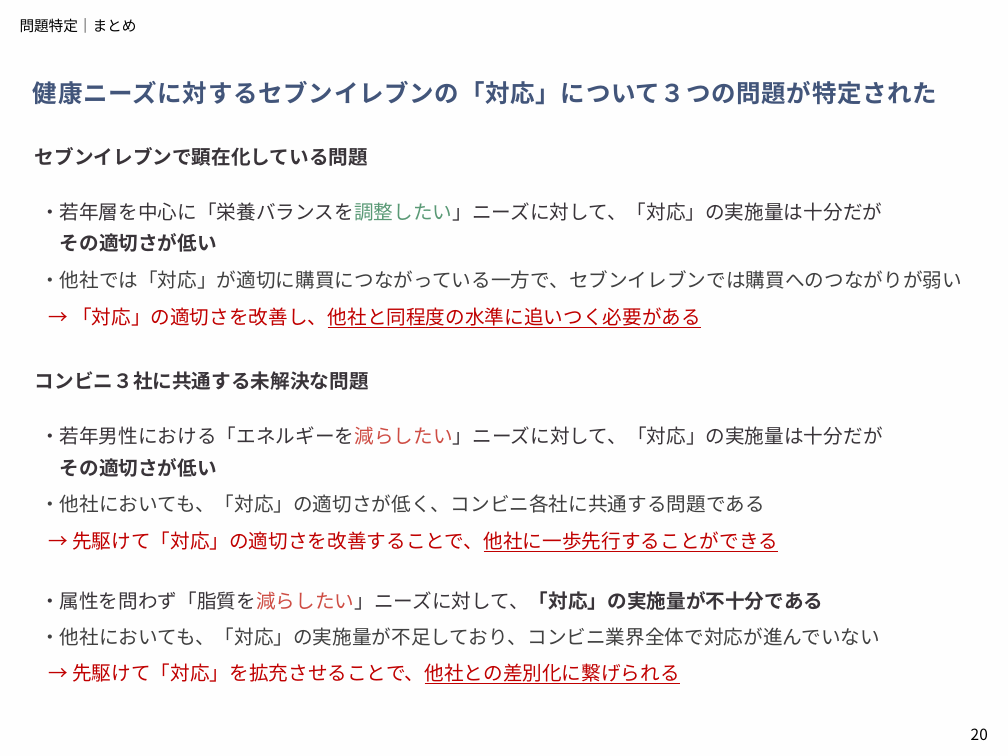
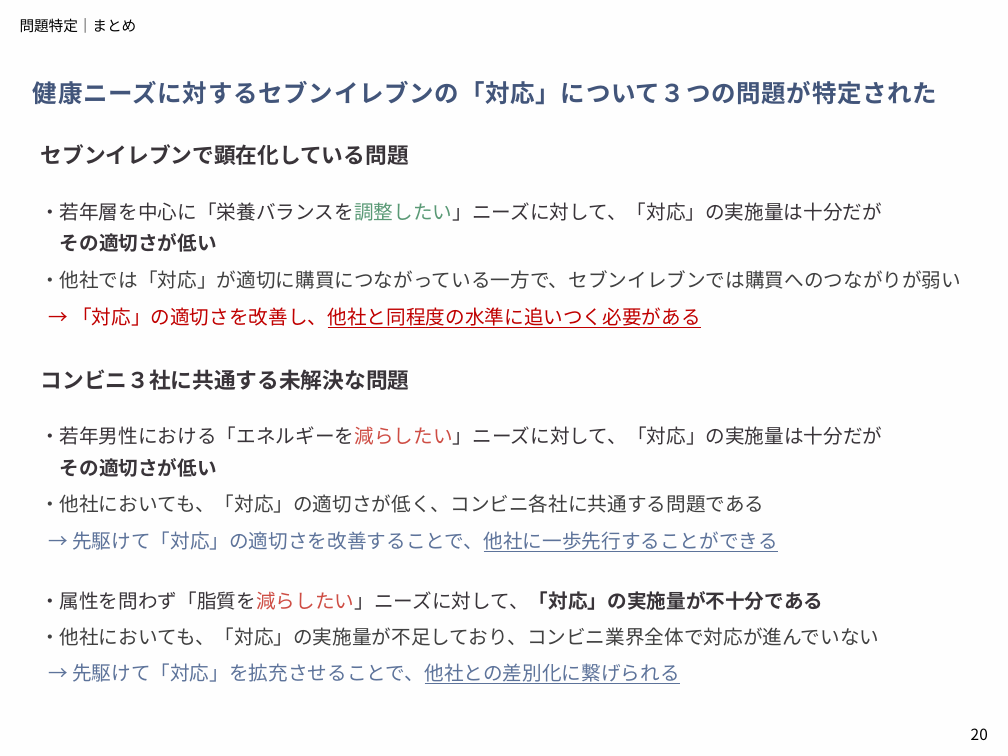
Before and after one commit to aoiseki0415/Accenture_CEO, a slide deck: slide 20 of 提出物一覧/アクセンチュア_中間発表.pptx. Drawn at 1008x756 pixels with LibreOffice and Linux fonts; fonts in the diff are those of the drawing. Boxes give left, top, right and bottom in pixels: in the first picture for what was removed or moved away, otherwise in the second. Text is boxed around its words. In the diff, an @@ line names an element or a change of style, - is before the commit and + after.

```diff
--- a/提出物一覧/アクセンチュア_中間発表.pptx
+++ b/提出物一覧/アクセンチュア_中間発表.pptx
@@ text "セブンイレブンで顕在化している問題" at (41,144,409,165): size 14 to 15.5 pt @@
@@ text "コンビニ３社に共通する未解決な問題" at (41,369,410,390): size 14 to 15.5 pt @@
@@ text "→ 先駆けて「対応」の適切さを改善することで、他社に一歩先行することができる" at (72,531,778,552): text colour #C00000 to #5D739A @@
@@ text "→ 先駆けて「対応」を拡充させることで、他社との差別化に繋げられる" at (72,663,680,684): text colour #C00000 to #5D739A @@
```
Also in this commit, not shown: 8 other slides changed, 1 slide added, 2 slides removed.
